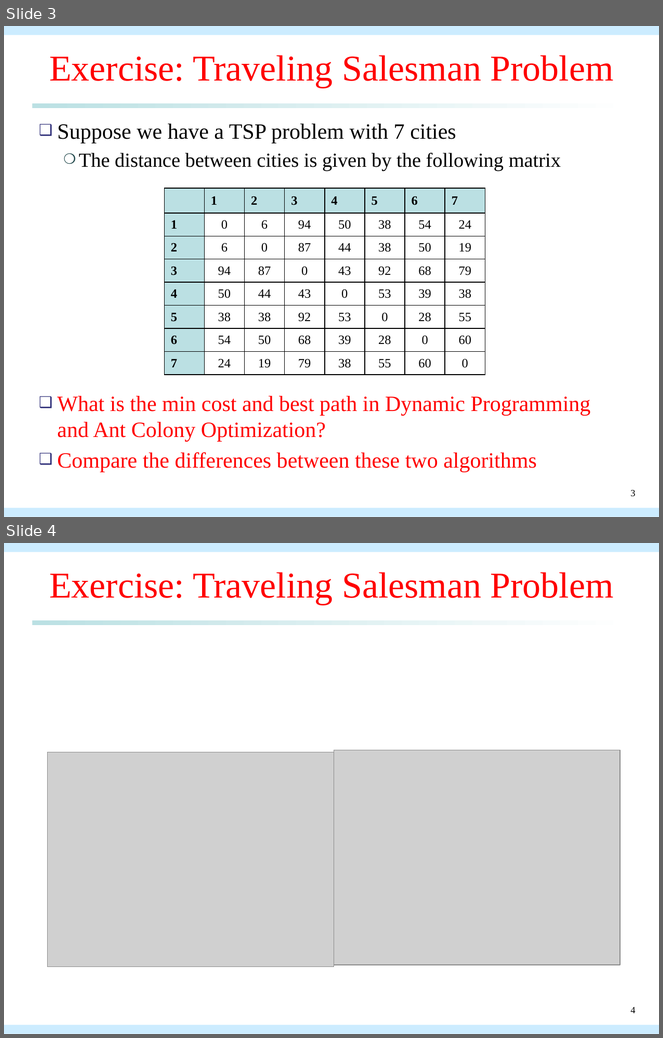
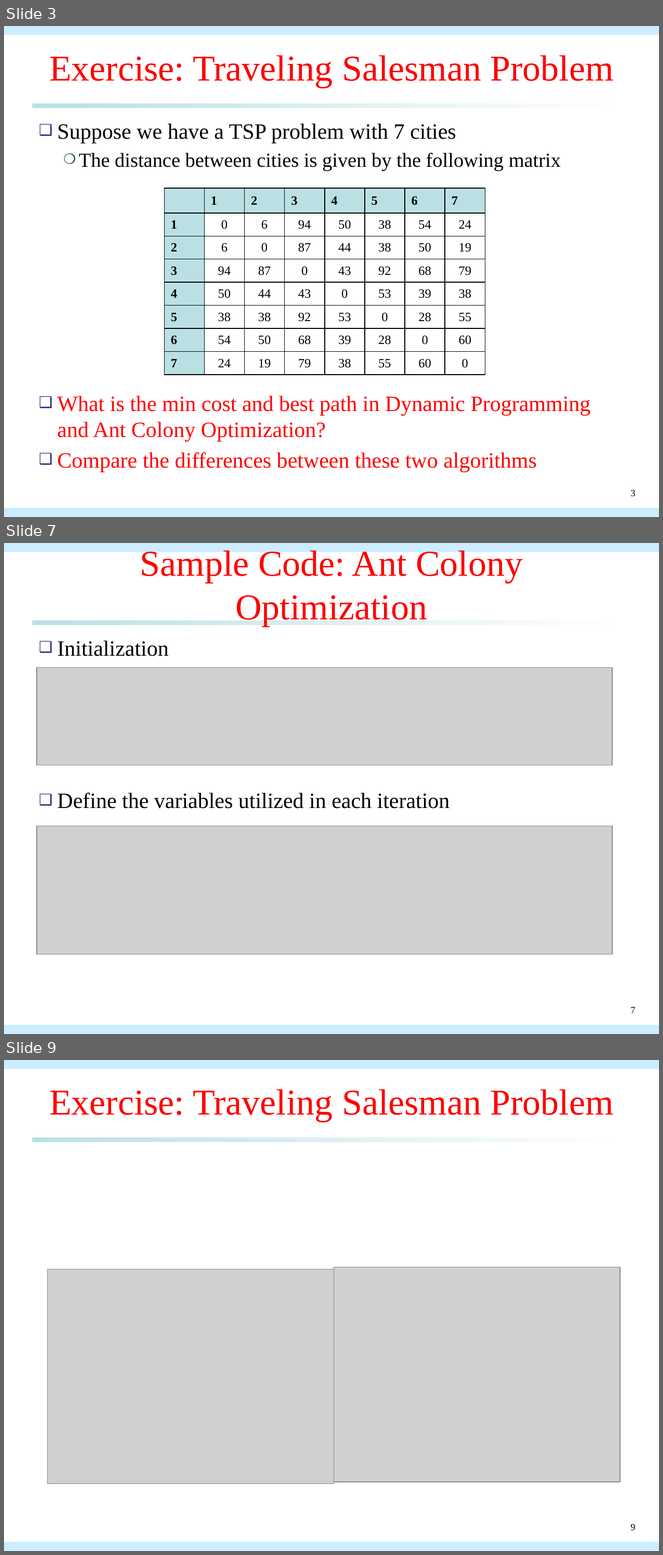
Before and after one commit to qwe8496516/AI_course, a slide deck: AI_presentation/aco_presentation_solution.pptx. Shown one above the other, each under a label of ours: slides 3 and 4 before the commit, slides 3, 7 and 9 after it; the slides between them are not shown. The pictures are 663x1038 and 663x1555 pixels, drawn with LibreOffice and Linux fonts; fonts in the diff are those of the drawing; grey boxes stand for pictures. Boxes give left, top, right and bottom in pixels: in the first picture for what was removed or moved away, otherwise in the second. Text is boxed around its words. In the diff, an @@ line names an element or a change of style, - is before the commit and + after.

```diff
--- a/AI_presentation/aco_presentation_solution.pptx
+++ b/AI_presentation/aco_presentation_solution.pptx
@@ slide 7 added at [4, 543, 659, 1034], background #FFFFFF; not listed: 3 template elements that a slide beside it also shows @@
@@ title added at [140, 548, 523, 627], 40 pt, text #FF0000 @@
+Sample Code: Ant Colony Optimization
@@ text added at [57, 641, 450, 809], 24 pt, text #000000 @@
+❑ Initialization
+❑ Define the variables utilized in each iteration
@@ picture added at [37, 667, 613, 765] @@
@@ picture added at [37, 826, 613, 954] @@
@@ page number added at [631, 1007, 635, 1014], 10.5 pt, text #000000 @@
+7
@@ what was slide 4 is now slide 9 @@
@@ page number at [631, 1524, 635, 1531]: text changed @@
-4
+9
```
Also in this commit, not shown: 1 slide changed, 4 other slides added, 2 other files.
